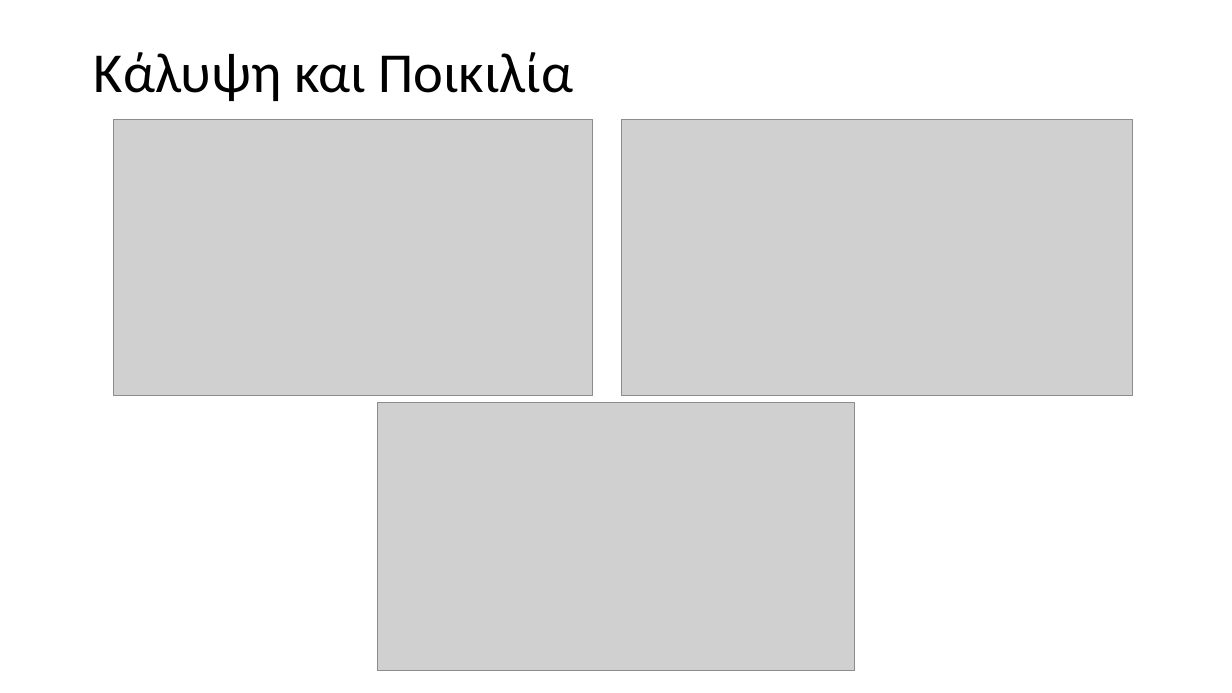
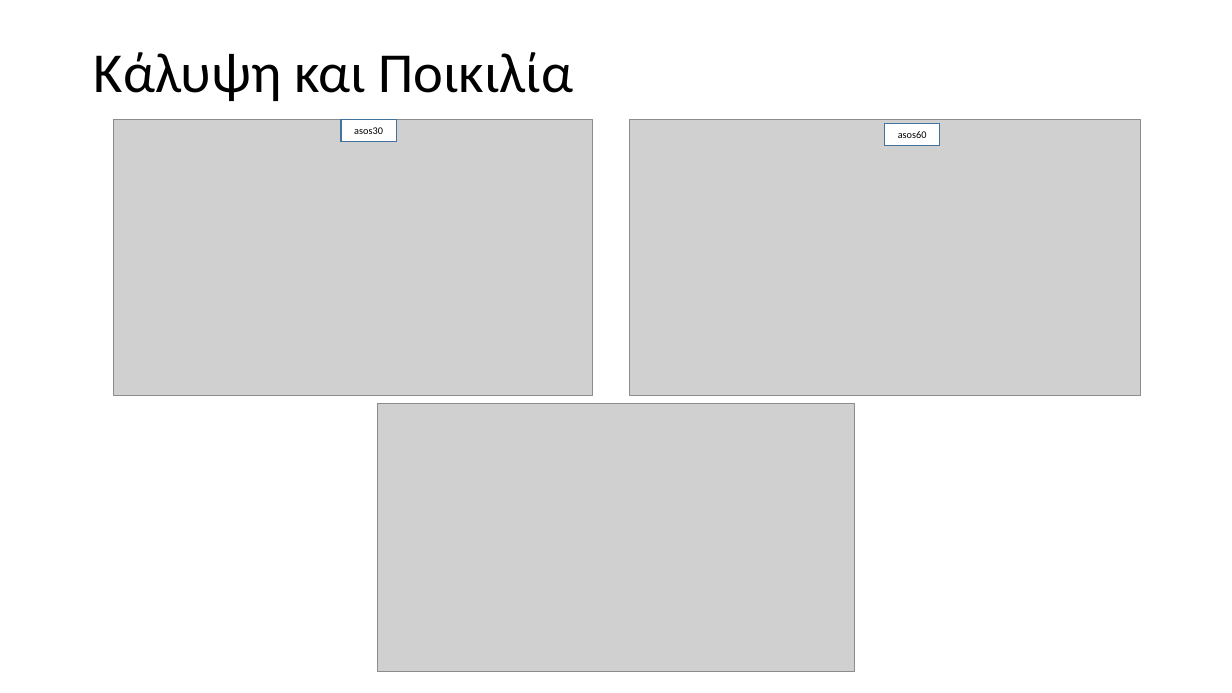
Before and after one commit to mpountou/General-Recommendation-Engine, a slide deck: slide 19 of παρουσίαση.pptx. Drawn at 1232x693 pixels with LibreOffice and Linux fonts; fonts in the diff are those of the drawing; grey boxes stand for pictures. Boxes give left, top, right and bottom in pixels: in the first picture for what was removed or moved away, otherwise in the second. Text is boxed around its words. In the diff, an @@ line names an element or a change of style, - is before the commit and + after.

```diff
--- a/παρουσίαση.pptx
+++ b/παρουσίαση.pptx
@@ rectangle added at bbox=[341, 119, 396, 141], fill #FFFFFF, outline #43739E 1 pt, 8 pt, text #000000 @@
+asos30
@@ picture: place and size @@
-picture at bbox=[621, 119, 1132, 396]
+picture at bbox=[629, 119, 1141, 396]
@@ rectangle added at bbox=[885, 123, 941, 145], fill #FFFFFF, outline #43739E 1 pt, 8 pt, text #000000 @@
+asos60
```
Also in this commit, not shown: 12 other slides changed, 1 slide added, 1 slide removed, 1 other file.
